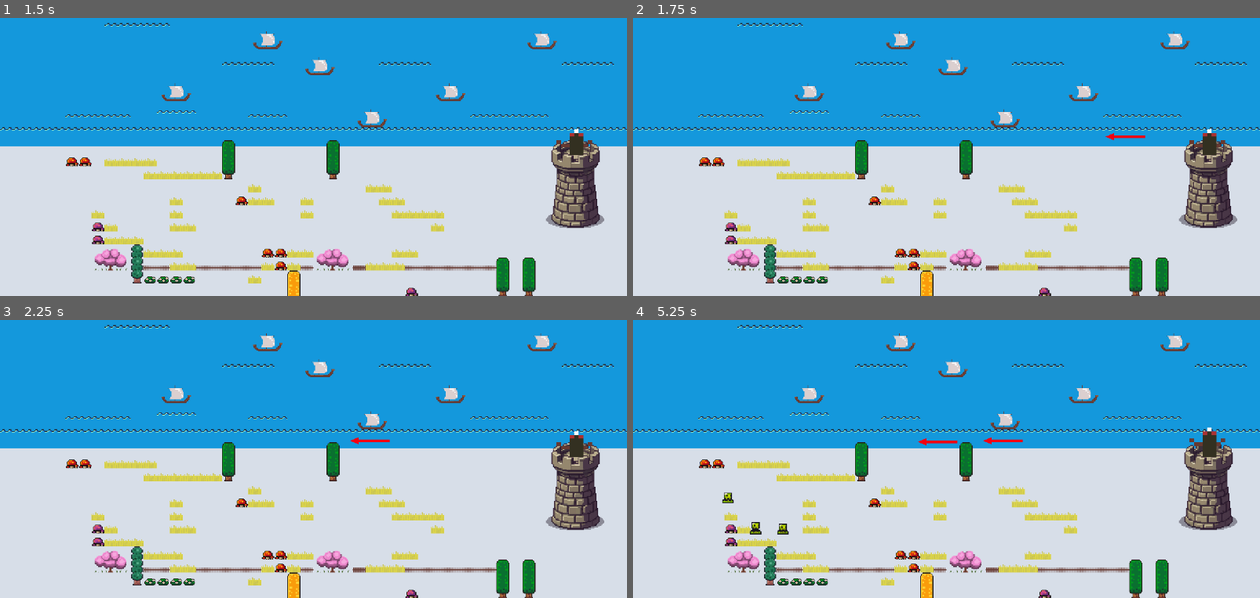
Above: before the commit, frames 1-4 (two rows, left to right).
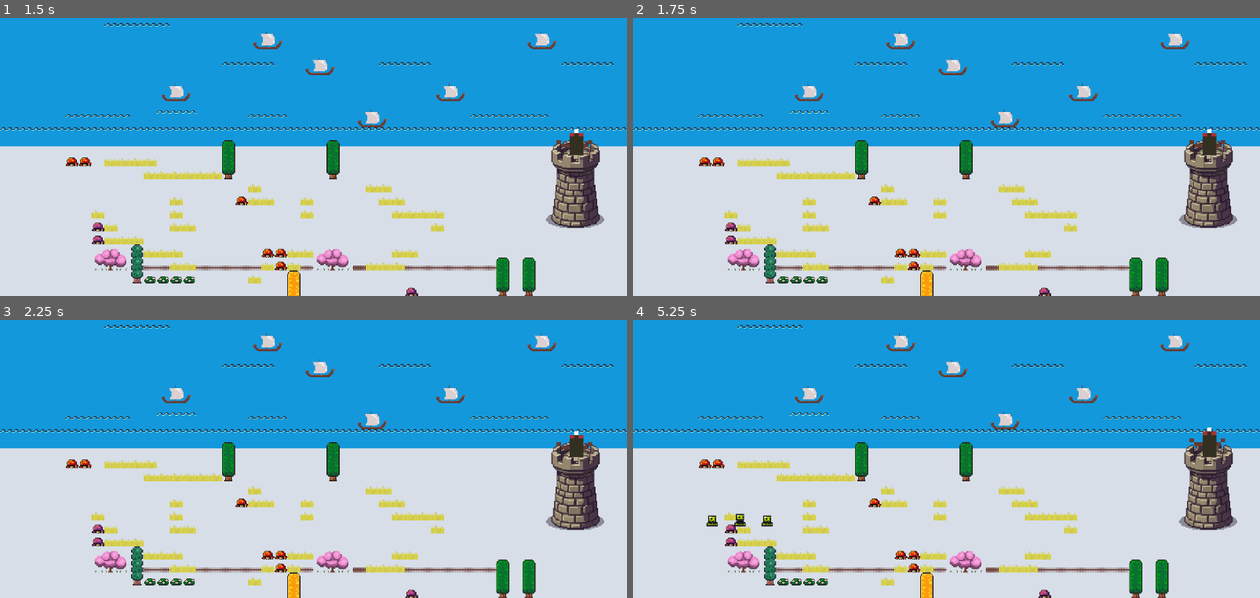
Above: after the commit, the same moments.

Repository: Eugenelv14/td_1
Game: Godot game, scene res://scenes/main.tscn
The game is run twice, just before and just after one commit, with the same random seed, the same clock (stepped at 60 frames per second) and the same inputs.
Inputs:
- Up to frame 1 (1.5 s): no input
- Up to frame 2 (1.75 s): no input
- Up to frame 3 (2.25 s): no input
- Up to frame 4 (5.25 s): tap Enter at 2.75 s

Frame 1 is identical in both runs. In frame 2, less than 0.1% of the frame differs, in the area x 75-82%, y 41-44%; in frame 3, less than 0.1%; in frame 4, 0.5%, in the area x 11-63%, y 42-78%.

Commit message:
version 1.0
version 1.0 finished

Diff:
--- a/data/enemy_large.tres
+++ b/data/enemy_large.tres
@@ -5,4 +5,5 @@
 [resource]
 script = ExtResource("1_p7mk3")
 speed = 1700
+attack_interval = 8.0
 metadata/_custom_type_script = "uid://dtrmud2gunun4"
--- a/data/enemy_medium.tres
+++ b/data/enemy_medium.tres
@@ -6,4 +6,5 @@
 script = ExtResource("1_keirw")
 speed = 1800
 damage = 5
+attack_interval = 5.0
 metadata/_custom_type_script = "uid://dtrmud2gunun4"
--- a/data/enemy_small.tres
+++ b/data/enemy_small.tres
@@ -6,4 +6,5 @@
 script = ExtResource("1_obbqc")
 speed = 2000
 damage = 5
+attack_interval = 3.0
 metadata/_custom_type_script = "uid://dtrmud2gunun4"
--- a/resources/enemy_data.gd
+++ b/resources/enemy_data.gd
@@ -4,3 +4,4 @@
 @export var max_health: int = 10
 @export var speed: int = 10
 @export var damage: int = 10
+@export var attack_interval: float = 1.0
--- a/scenes/arrow.tscn
+++ b/scenes/arrow.tscn
@@ -6,6 +6,8 @@
 size = Vector2(47, 4)
 
 [node name="Arrow" type="Area2D" unique_id=1091670717]
+collision_layer = 4
+collision_mask = 2
 script = ExtResource("1_umosx")
 
 [node name="CollisionShape2D" type="CollisionShape2D" parent="." unique_id=614048565]
@@ -13,8 +15,8 @@
 shape = SubResource("RectangleShape2D_y4kuj")
 
 [node name="Polygon2D" type="Polygon2D" parent="." unique_id=1042636315]
-position = Vector2(-4.7683716e-07, -1.1920929e-07)
-rotation = -1.5707964
+position = Vector2(-17.999998, -1.9999999)
+rotation = 1.5707964
 scale = Vector2(0.10960655, 0.1300983)
 color = Color(0.9549566, 0, 0.070757814, 1)
 polygon = PackedVector2Array(-8, -175.99997, -7.999878, -66.345215, -8, 119.99999, 24, 119.999985, 24, 63.168213, 24, -115.56348, 24.000015, -175.99998, 47.99997, -176, 8, -255.99998, -32, -175.99997)
--- a/scenes/defender.tscn
+++ b/scenes/defender.tscn
@@ -96,6 +96,8 @@
 autostart = true
 
 [node name="AttackRange" type="Area2D" parent="." unique_id=84405794]
+collision_layer = 0
+collision_mask = 2
 
 [node name="CollisionShape2D" type="CollisionShape2D" parent="AttackRange" unique_id=2036330255]
 position = Vector2(-269, 13)
--- a/scenes/enemy.tscn
+++ b/scenes/enemy.tscn
@@ -44,8 +44,12 @@
 [sub_resource type="RectangleShape2D" id="RectangleShape2D_1hnxm"]
 size = Vector2(14, 12)
 
+[sub_resource type="RectangleShape2D" id="RectangleShape2D_toqdm"]
+size = Vector2(19, 17)
+
 [node name="Enemy" type="CharacterBody2D" unique_id=1348315769]
-collision_layer = 2
+collision_layer = 10
+collision_mask = 5
 script = ExtResource("1_md0e3")
 
 [node name="AnimatedSprite2D" type="AnimatedSprite2D" parent="." unique_id=2052381018]
@@ -59,3 +63,13 @@
 [node name="Health_Component" parent="." unique_id=1550574983 instance=ExtResource("3_5uy6h")]
 
 [node name="Movement_Component" parent="." unique_id=1519184196 instance=ExtResource("4_c4w8v")]
+
+[node name="Area2D" type="Area2D" parent="." unique_id=2091601474]
+collision_layer = 0
+collision_mask = 4
+
+[node name="CollisionShape2D" type="CollisionShape2D" parent="Area2D" unique_id=1438659997]
+position = Vector2(-0.5, 4.5)
+shape = SubResource("RectangleShape2D_toqdm")
+
+[connection signal="area_entered" from="Area2D" to="." method="_on_area_2d_area_entered"]
--- a/scenes/main.tscn
+++ b/scenes/main.tscn
@@ -481,9 +481,11 @@
 [node name="Spawner" parent="." unique_id=1774063348 instance=ExtResource("6_tefeu")]
 light_mask = 2
 visibility_layer = 2
-position = Vector2(105, 49)
+position = Vector2(86, 94)
 
 [node name="StaticBody2D" type="StaticBody2D" parent="." unique_id=979302679]
+position = Vector2(194, -10)
+collision_mask = 2
 
 [node name="CollisionShape2D" type="CollisionShape2D" parent="StaticBody2D" unique_id=1911354885]
 light_mask = 2
--- a/scenes/tower.tscn
+++ b/scenes/tower.tscn
@@ -1,11 +1,21 @@
 [gd_scene format=3 uid="uid://ccw5jb5xn6vuw"]
 
 [ext_resource type="Texture2D" uid="uid://cn432mmd38l6s" path="res://assets/towers_large.png" id="1_2x682"]
+[ext_resource type="Script" uid="uid://dr0j8bq31aumj" path="res://scripts/tower.gd" id="1_ktxwe"]
+[ext_resource type="PackedScene" uid="uid://cqq26p22h2rkj" path="res://scenes/systems/Health_Component.tscn" id="2_qrbg1"]
 
 [sub_resource type="RectangleShape2D" id="RectangleShape2D_utxm4"]
 size = Vector2(56, 72)
 
+[sub_resource type="RectangleShape2D" id="RectangleShape2D_toqdm"]
+size = Vector2(78, 77)
+
 [node name="Tower" type="StaticBody2D" unique_id=1058041035]
+collision_layer = 9
+collision_mask = 0
+script = ExtResource("1_ktxwe")
+
+[node name="Health_Component" parent="." unique_id=1550574983 instance=ExtResource("2_qrbg1")]
 
 [node name="CollisionShape2D" type="CollisionShape2D" parent="." unique_id=1580033409]
 position = Vector2(-1, 7)
@@ -17,3 +27,15 @@
 texture = ExtResource("1_2x682")
 region_enabled = true
 region_rect = Rect2(0, 0, 395, 403)
+
+[node name="Hitbox" type="Area2D" parent="." unique_id=747525407]
+collision_layer = 0
+collision_mask = 2
+
+[node name="CollisionShape2D" type="CollisionShape2D" parent="Hitbox" unique_id=2050533349]
+position = Vector2(-12, 9.5)
+shape = SubResource("RectangleShape2D_toqdm")
+
+[connection signal="died" from="Health_Component" to="." method="_on_died"]
+[connection signal="body_entered" from="Hitbox" to="." method="_on_hitbox_body_entered"]
+[connection signal="body_exited" from="Hitbox" to="." method="_on_hitbox_body_exited"]
--- a/scripts/arrow.gd
+++ b/scripts/arrow.gd
@@ -16,16 +16,16 @@
 		#queue_free()
 extends Area2D
 
+@export var arrow_damage: int = 7
 var target: Node2D
 var speed: float = 300.0
 
 
 func _process(delta: float) -> void:
-	if target:
-		var direction = global_position.direction_to(target.global_position)
-		global_position += direction * speed * delta
+	if not is_instance_valid(target):
+		queue_free()
+		return
 
-
-func _on_body_entered(body: Node2D) -> void:
-	if body == target:
-		queue_free()
+	var direction = global_position.direction_to(target.global_position)
+	rotation = direction.angle()
+	global_position += direction * speed * delta
--- a/scripts/defenderArrow.gd
+++ b/scripts/defenderArrow.gd
@@ -53,22 +53,38 @@
 
 @onready var arrow_spawn: Marker2D = $ArrowSpawn
 
-var enemy_target: Node2D
+var enemies_in_range: Array[Node2D] = []
 
 
 func _on_shoot_timer_timeout() -> void:
-	if enemy_target:
-		var arrow = arrow_scene.instantiate()
-		add_child(arrow)
+	var target := _pick_target()
+	if target == null:
+		return
 
-		arrow.global_position = arrow_spawn.global_position
-		arrow.target = enemy_target
+	var arrow = arrow_scene.instantiate()
+	arrow.target = target
+	add_child(arrow)
+	arrow.global_position = arrow_spawn.global_position
+
+
+func _pick_target() -> Node2D:
+	# Drop anything that was freed (killed) while in range
+	enemies_in_range = enemies_in_range.filter(is_instance_valid)
+	if enemies_in_range.is_empty():
+		return null
+
+	# Target the enemy furthest along the path (enemies walk left to right)
+	var best: Node2D = enemies_in_range[0]
+	for enemy in enemies_in_range:
+		if enemy.global_position.x > best.global_position.x:
+			best = enemy
+	return best
 
 
 func _on_attack_range_body_entered(body: Node2D) -> void:
-	enemy_target = body
+	if body not in enemies_in_range:
+		enemies_in_range.append(body)
 
 
 func _on_attack_range_body_exited(body: Node2D) -> void:
-	if body == enemy_target:
-		enemy_target = null
+	enemies_in_range.erase(body)
--- a/scripts/enemy.gd
+++ b/scripts/enemy.gd
@@ -30,3 +30,8 @@
 	reached_goal.emit(self)
 	print("The monsters destroyed your tower you lose!")
 	queue_free()
+
+
+func _on_area_2d_area_entered(area: Area2D) -> void:
+	health.take_damage(area.arrow_damage)
+	area.queue_free()
--- /dev/null
+++ b/scripts/tower.gd
@@ -0,0 +1,37 @@
+extends StaticBody2D
+
+@export var max_health: int = 100
+@onready var health: HealthComponent = $Health_Component
+
+var attackers: Dictionary = {}
+
+# Called when the node enters the scene tree for the first time.
+func _ready() -> void:
+	health.setup(max_health)
+
+
+# Called every frame. 'delta' is the elapsed time since the previous frame.
+func _physics_process(delta: float) -> void:
+	for enemy in attackers.keys():
+
+		#check if enemy has been deleted and if so update dict
+		if not is_instance_valid(enemy):
+			attackers.erase(enemy)
+			continue
+		attackers[enemy] -= delta
+		if attackers[enemy] <= 0.0:
+			health.take_damage(enemy.data.damage)
+			print("Your tower is taking damage!")
+			print("Health Remaining: ", health.current_health)
+			attackers[enemy] = enemy.data.attack_interval
+
+func _on_hitbox_body_entered(body: Node2D) -> void:
+	if body is Enemy:
+		attackers[body] = 0.0
+
+func _on_died() -> void:
+	"Tower has been destroyed"
+	queue_free()
+
+func _on_hitbox_body_exited(body: Node2D) -> void:
+	attackers.erase(body)
--- a/tests/test_scene.tscn
+++ b/tests/test_scene.tscn
@@ -3,12 +3,9 @@
 [ext_resource type="Script" uid="uid://cj0fmimgrxth4" path="res://tests/test_scene.gd" id="1_34p8v"]
 [ext_resource type="PackedScene" uid="uid://ce8tls3ubjrmj" path="res://scenes/systems/spawner.tscn" id="2_kutgf"]
 [ext_resource type="PackedScene" uid="uid://ccw5jb5xn6vuw" path="res://scenes/tower.tscn" id="3_oikp8"]
-[ext_resource type="PackedScene" uid="uid://crnvn4u7nrplq" path="res://scenes/systems/killzone.tscn" id="4_kutgf"]
 
 [sub_resource type="WorldBoundaryShape2D" id="WorldBoundaryShape2D_toqdm"]
 distance = -26.0
-
-[sub_resource type="WorldBoundaryShape2D" id="WorldBoundaryShape2D_1hnxm"]
 
 [node name="TestScene" type="Node2D" unique_id=1920452250]
 script = ExtResource("1_34p8v")
@@ -28,11 +25,4 @@
 enemy_container = NodePath("..")
 
 [node name="Tower" parent="." unique_id=1058041035 instance=ExtResource("3_oikp8")]
-position = Vector2(435, -36)
-
-[node name="Killzone" parent="." unique_id=1634129729 instance=ExtResource("4_kutgf")]
-position = Vector2(49, -28)
-
-[node name="CollisionShape2D" type="CollisionShape2D" parent="Killzone" unique_id=133181029]
-rotation = -1.5707964
-shape = SubResource("WorldBoundaryShape2D_1hnxm")
+position = Vector2(93, -48)
Not shown, added: scripts/tower.gd.uid
